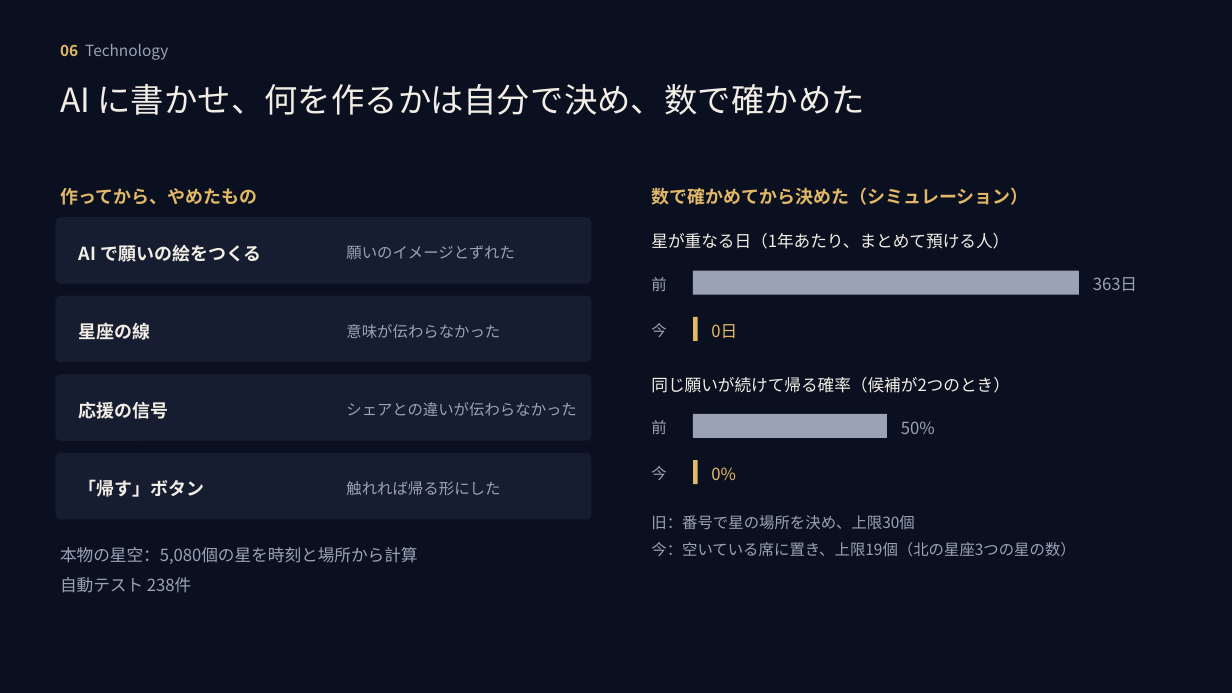
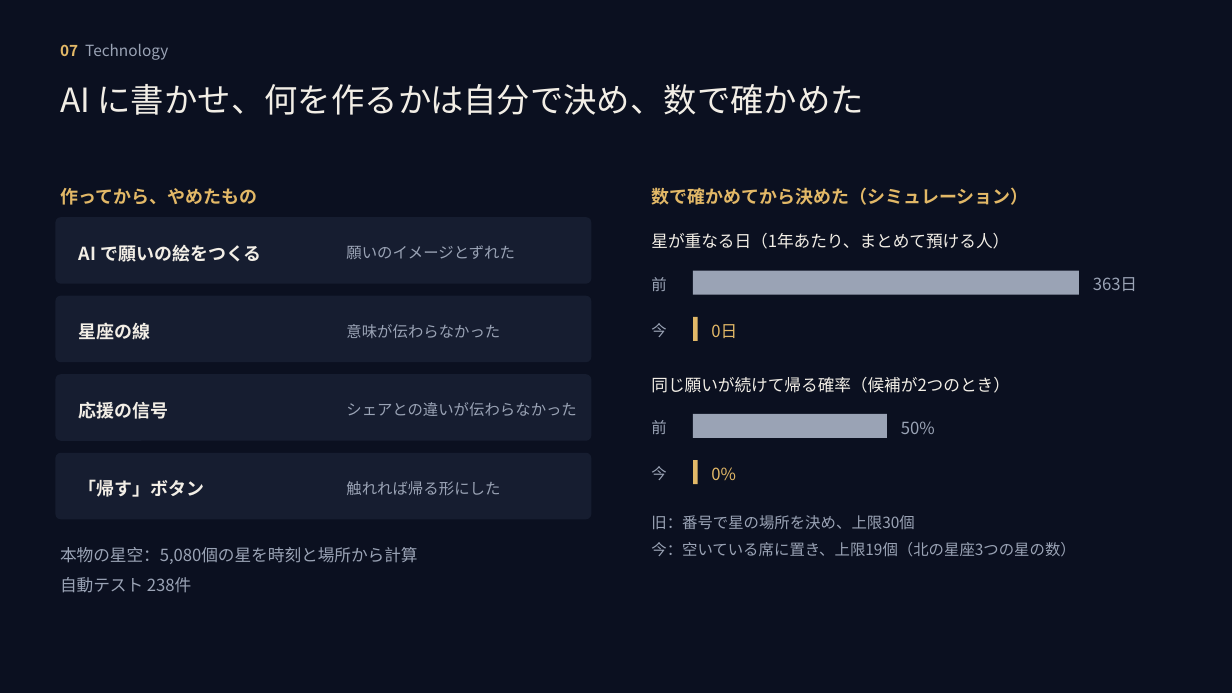
Before and after one commit to mai-san447/hello-earth-25143, a slide deck: slide 8 of deliverables/2026-10-11-gga-selection/MORUNE25143_GGAセレクション_2026-10-12.pptx (slide 7 before the commit). Drawn at 1232x693 pixels with LibreOffice and Linux fonts; fonts in the diff are those of the drawing. Boxes give left, top, right and bottom in pixels: in the first picture for what was removed or moved away, otherwise in the second. Text is boxed around its words. In the diff, an @@ line names an element or a change of style, - is before the commit and + after.

```diff
--- a/deliverables/2026-10-11-gga-selection/MORUNE25143_GGAセレクション_2026-10-12.pptx
+++ b/deliverables/2026-10-11-gga-selection/MORUNE25143_GGAセレクション_2026-10-12.pptx
@@ text at [60, 44, 168, 60]: text changed @@
-06 Technology
+07 Technology
```
Also in this commit, not shown: 7 other slides changed, 1 slide added, 5 other files.
